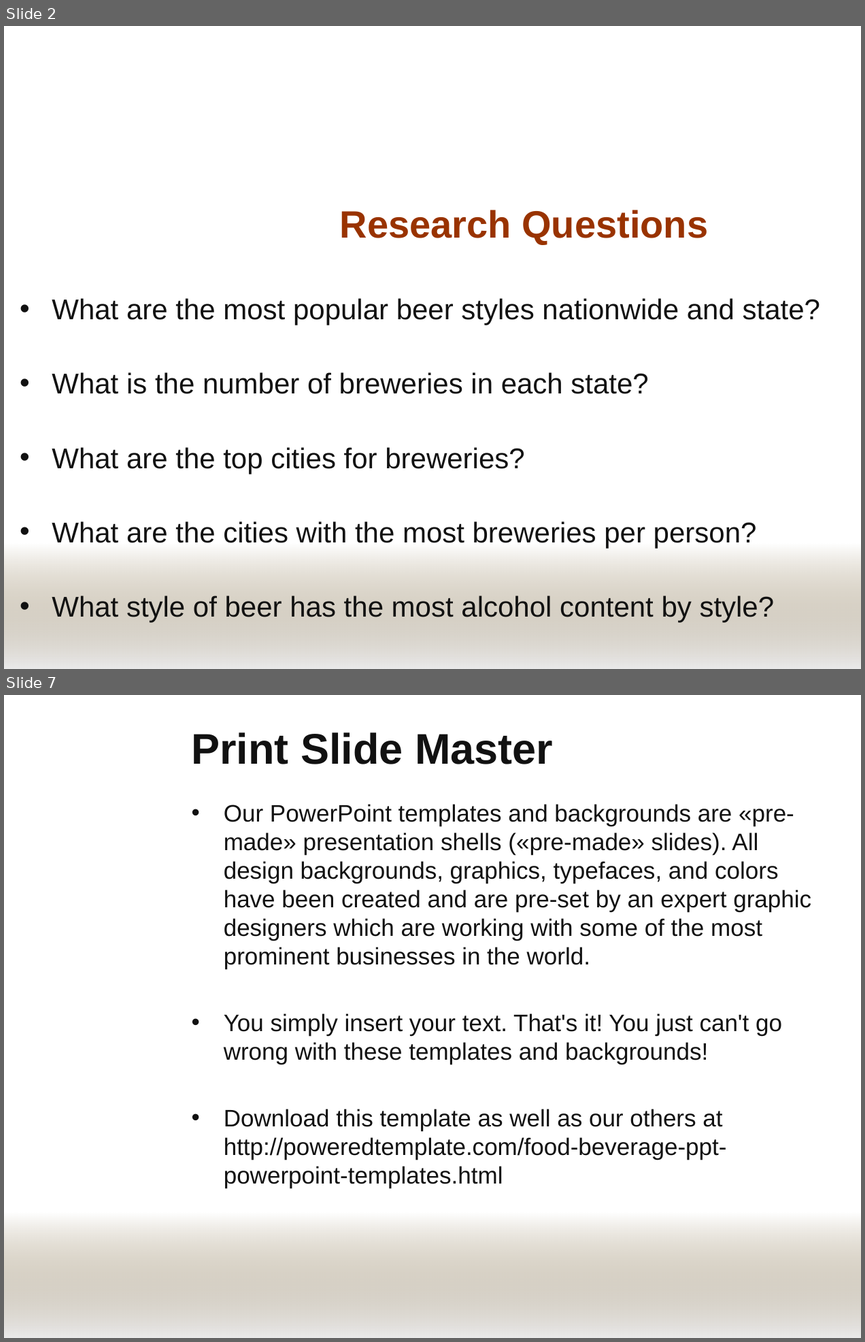
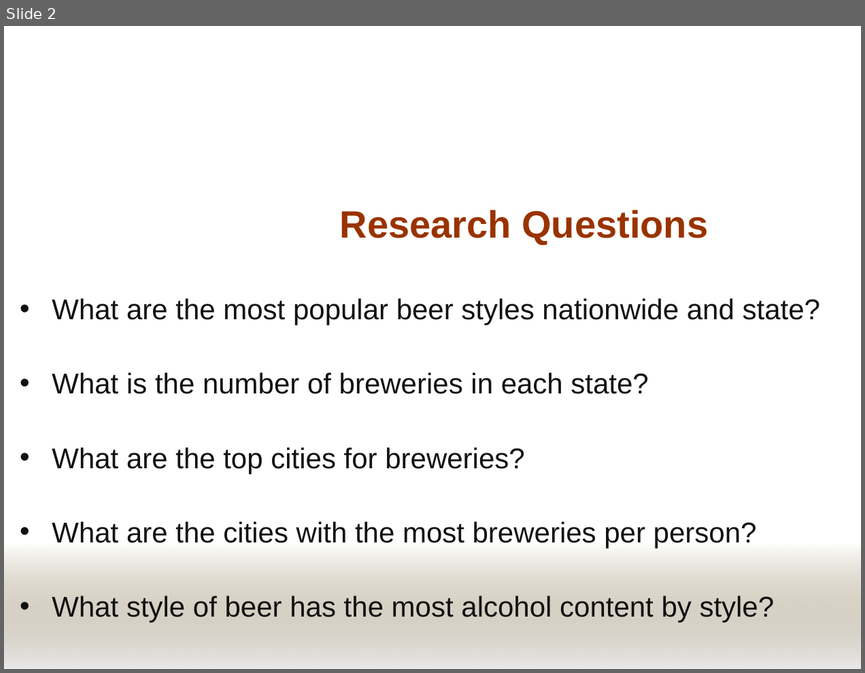
Before and after one commit to a-prospero/strange_brew, a slide deck: strange_brew.pptx. Shown one above the other, each under a label of ours: slides 2 and 7 before the commit, slide 2 after it; the slides between them are not shown. The pictures are 865x1342 and 865x673 pixels, drawn with LibreOffice and Linux fonts; fonts in the diff are those of the drawing; background and template pictures are left out. Boxes give left, top, right and bottom in pixels: in the first picture for what was removed or moved away, otherwise in the second. Text is boxed around its words. In the diff, an @@ line names an element or a change of style, - is before the commit and + after.

```diff
--- a/strange_brew.pptx
+++ b/strange_brew.pptx
@@ slide 7 removed at [4, 695, 861, 1338], background picture (left out); not listed: 1 template element that a slide beside it also shows @@
@@ title removed at [192, 732, 553, 764] @@
-Print Slide Master
@@ text removed at [224, 804, 811, 1188] @@
-• Our PowerPoint templates and backgrounds are «pre-made» presentation shells («pre-made» slides). All design backgrounds, graphics, typefaces, and colors have been created and are pre-set by an expert graphic designers which are working with some of the most prominent businesses in the world.
-• You simply insert your text. That's it! You just can't go wrong with these templates and backgrounds!
-• Download this template as well as our others at http://poweredtemplate.com/food-beverage-ppt-powerpoint-templates.html
```
Also in this commit, not shown: 3 slides changed, 2 slides added, 1 other slide removed, 1 other file.
